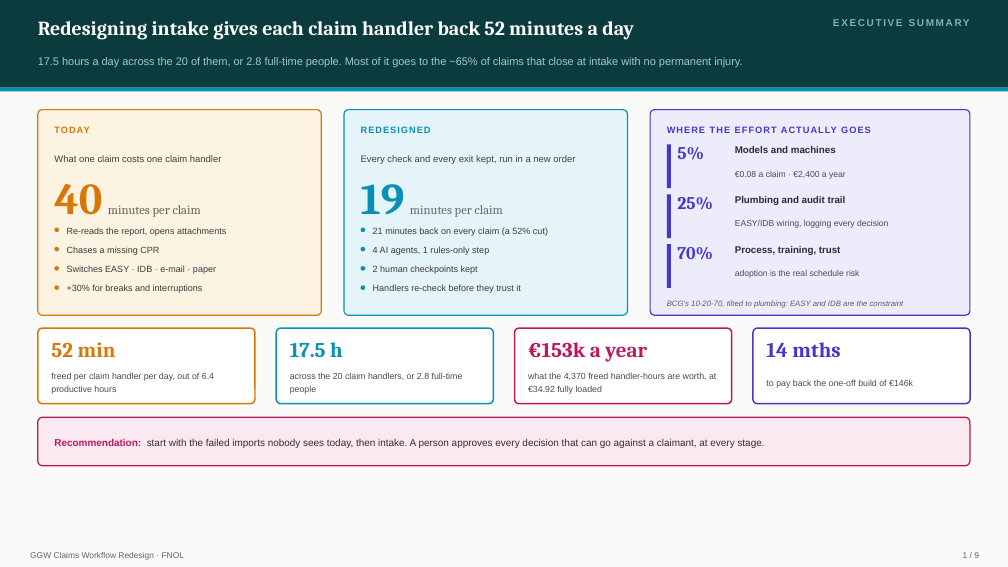
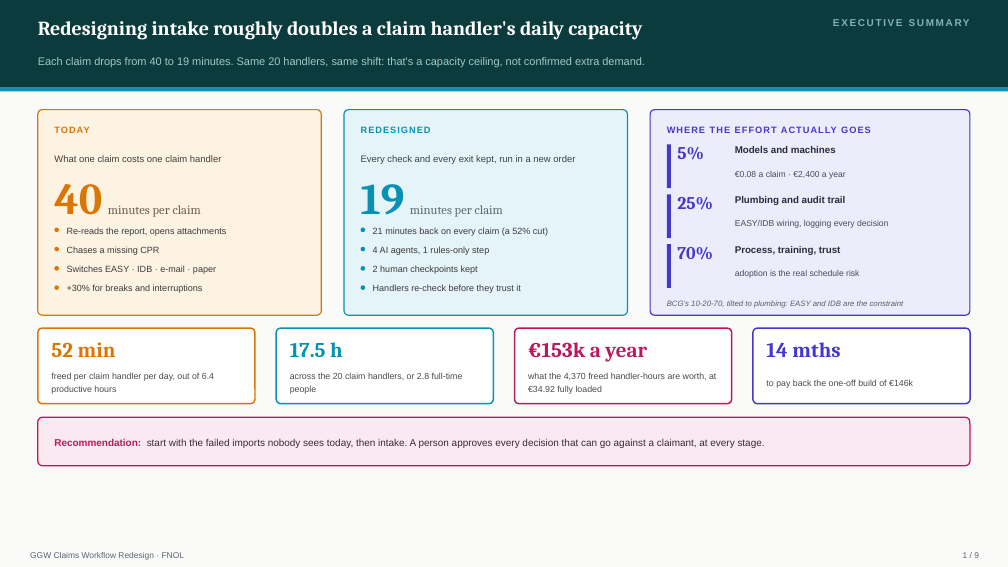
Before and after one commit to utkarshkingh/ggw_casestudy, a slide deck: slide 1 of case-study/deck/GGW_FNOL_Redesign.pptx. Drawn at 1008x567 pixels with LibreOffice and Linux fonts; fonts in the diff are those of the drawing. Boxes give left, top, right and bottom in pixels: in the first picture for what was removed or moved away, otherwise in the second. Text is boxed around its words. In the diff, an @@ line names an element or a change of style, - is before the commit and + after.

```diff
--- a/case-study/deck/GGW_FNOL_Redesign.pptx
+++ b/case-study/deck/GGW_FNOL_Redesign.pptx
@@ text at (38, 21, 642, 40): text changed @@
-Redesigning intake gives each claim handler back 52 minutes a day
+Redesigning intake roughly doubles a claim handler's daily capacity
@@ text at (38, 57, 645, 67): text changed @@
-17.5 hours a day across the 20 of them, or 2.8 full-time people. Most of it goes to the ~65% of claims that close at intake with no permanent injury.
+Each claim drops from 40 to 19 minutes. Same 20 handlers, same shift: that's a capacity ceiling, not confirmed extra demand.
```
Also in this commit, not shown: 2 other files.
